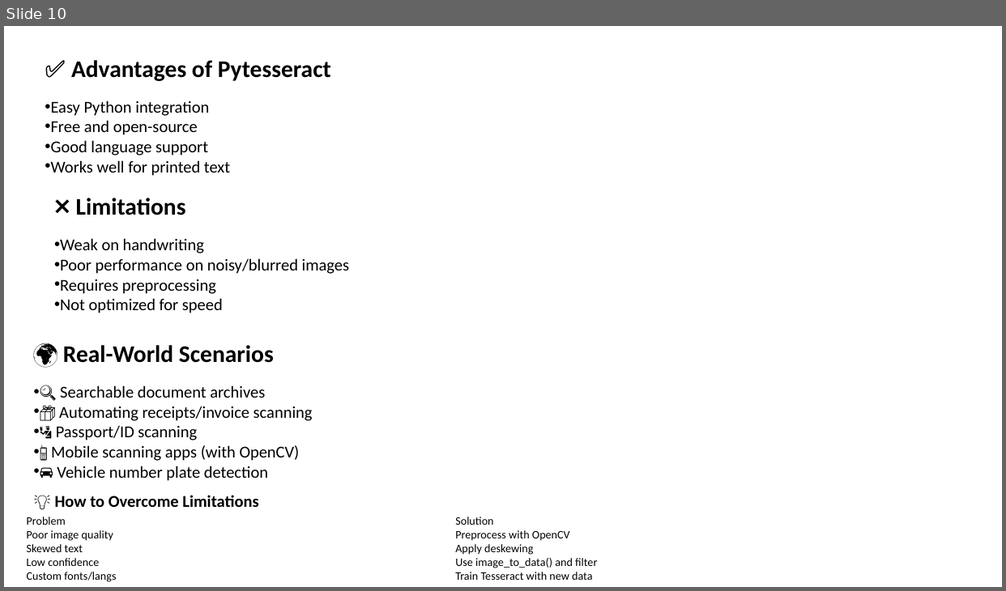
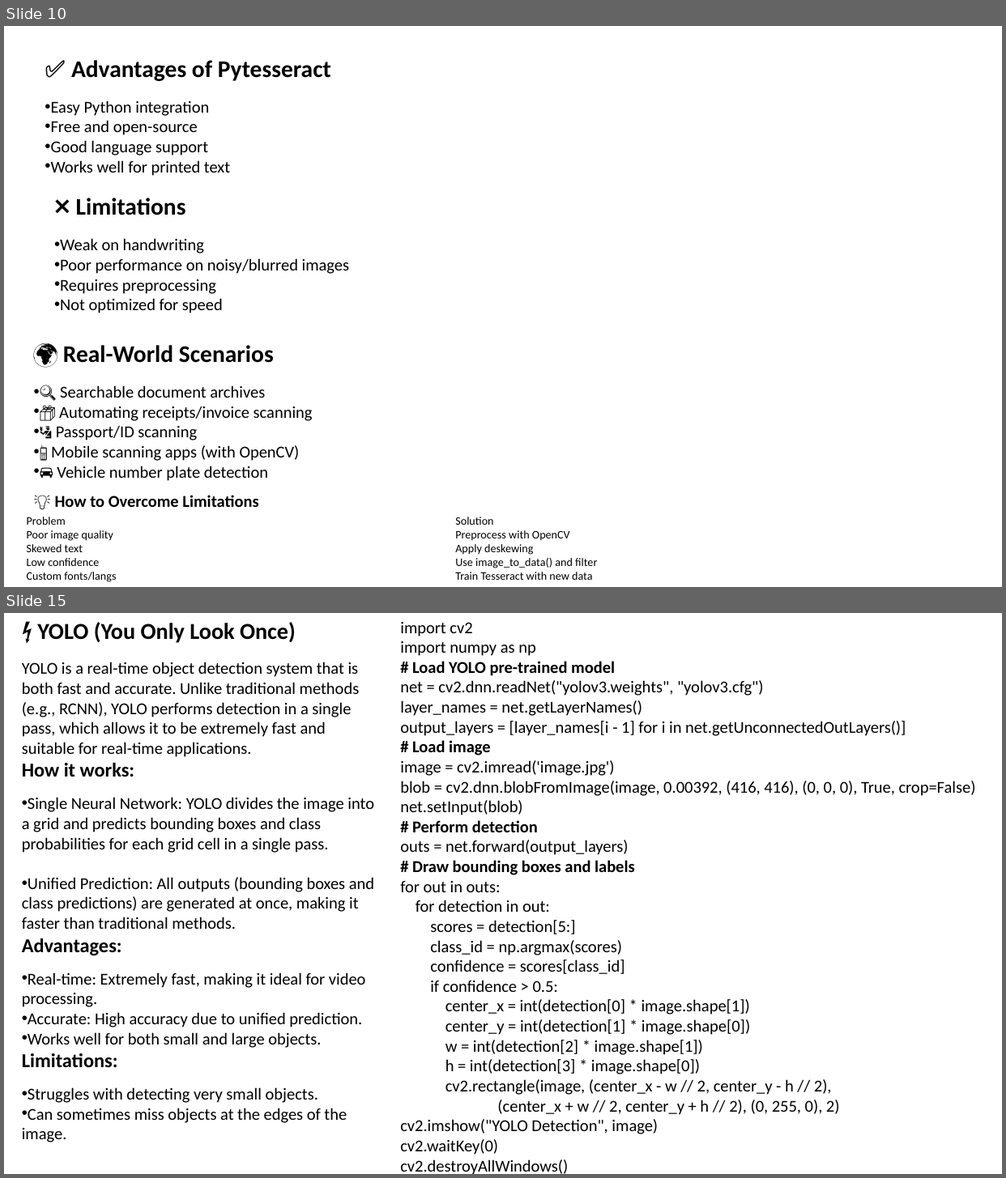
Before and after one commit to shahil04/ds_materials, a slide deck: 9.Deep_learning/class_9_CV_Topics_project.pptx. Shown one above the other, each under a label of ours: slide 10 before the commit, slides 10 and 15 after it; the slides between them are not shown. The pictures are 1006x591 and 1006x1178 pixels, drawn with LibreOffice and Linux fonts; fonts in the diff are those of the drawing. Boxes give left, top, right and bottom in pixels: in the first picture for what was removed or moved away, otherwise in the second. Text is boxed around its words. In the diff, an @@ line names an element or a change of style, - is before the commit and + after.

```diff
--- a/9.Deep_learning/class_9_CV_Topics_project.pptx
+++ b/9.Deep_learning/class_9_CV_Topics_project.pptx
@@ slide 15 added at bbox=[4, 613, 1002, 1174], background #FFFFFF @@
@@ text added at bbox=[22, 622, 374, 1143], 16 pt, text #000000 @@
+⚡ YOLO (You Only Look Once)
+YOLO is a real-time object detection system that is both fast and accurate. Unlike traditional methods (e.g., RCNN), YOLO performs detection in a single pass, which allows it to be extremely fast and suitable for real-time applications.
+How it works:
+• Single Neural Network: YOLO divides the image into a grid and predicts bounding boxes and class probabilities for each grid cell in a single pass.
+• Unified Prediction: All outputs (bounding boxes and class predictions) are generated at once, making it faster than traditional methods.
+Advantages:
+• Real-time: Extremely fast, making it ideal for video processing.
+• Accurate: High accuracy due to unified prediction.
+• Works well for both small and large objects.
+Limitations:
+• Struggles with detecting very small objects.
+• Can sometimes miss objects at the edges of the image.
@@ text added at bbox=[400, 622, 976, 1174], 16 pt, text #000000 @@
+import cv2
+import numpy as np
+# Load YOLO pre-trained model
+net = cv2.dnn.readNet("yolov3.weights", "yolov3.cfg")
+layer_names = net.getLayerNames()
+output_layers = [layer_names[i - 1] for i in net.getUnconnectedOutLayers()]
+# Load image
+image = cv2.imread('image.jpg')
+blob = cv2.dnn.blobFromImage(image, 0.00392, (416, 416), (0, 0, 0), True, crop=False)
+net.setInput(blob)
+# Perform detection
+outs = net.forward(output_layers)
+# Draw bounding boxes and labels
+for out in outs:
+for detection in out:
+scores = detection[5:]
+class_id = np.argmax(scores)
+confidence = scores[class_id]
+if confidence > 0.5:
+center_x = int(detection[0] * image.shape[1])
+center_y = int(detection[1] * image.shape[0])
+w = int(detection[2] * image.shape[1])
+h = int(detection[3] * image.shape[0])
+cv2.rectangle(image, (center_x - w // 2, center_y - h // 2),
+(center_x + w // 2, center_y + h // 2), (0, 255, 0), 2)
+cv2.imshow("YOLO Detection", image)
+cv2.waitKey(0)
+cv2.destroyAllWindows()
```
Also in this commit, not shown: 3 slides changed, 11 other slides added, 1 slide removed, 16 other files.
